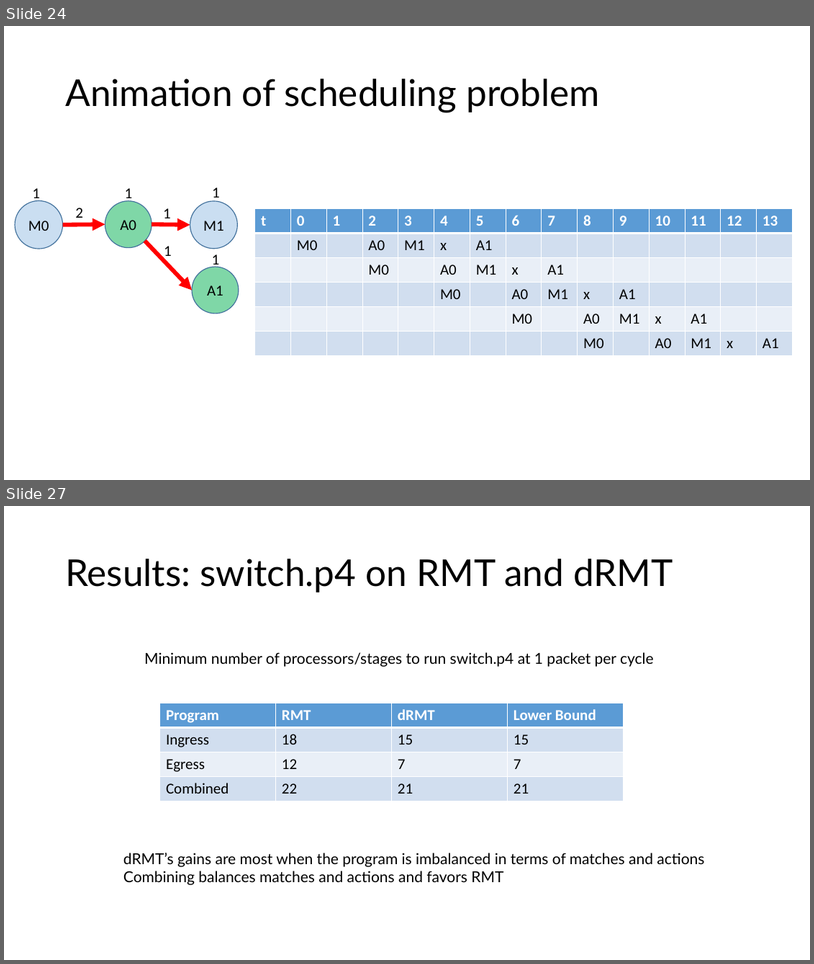
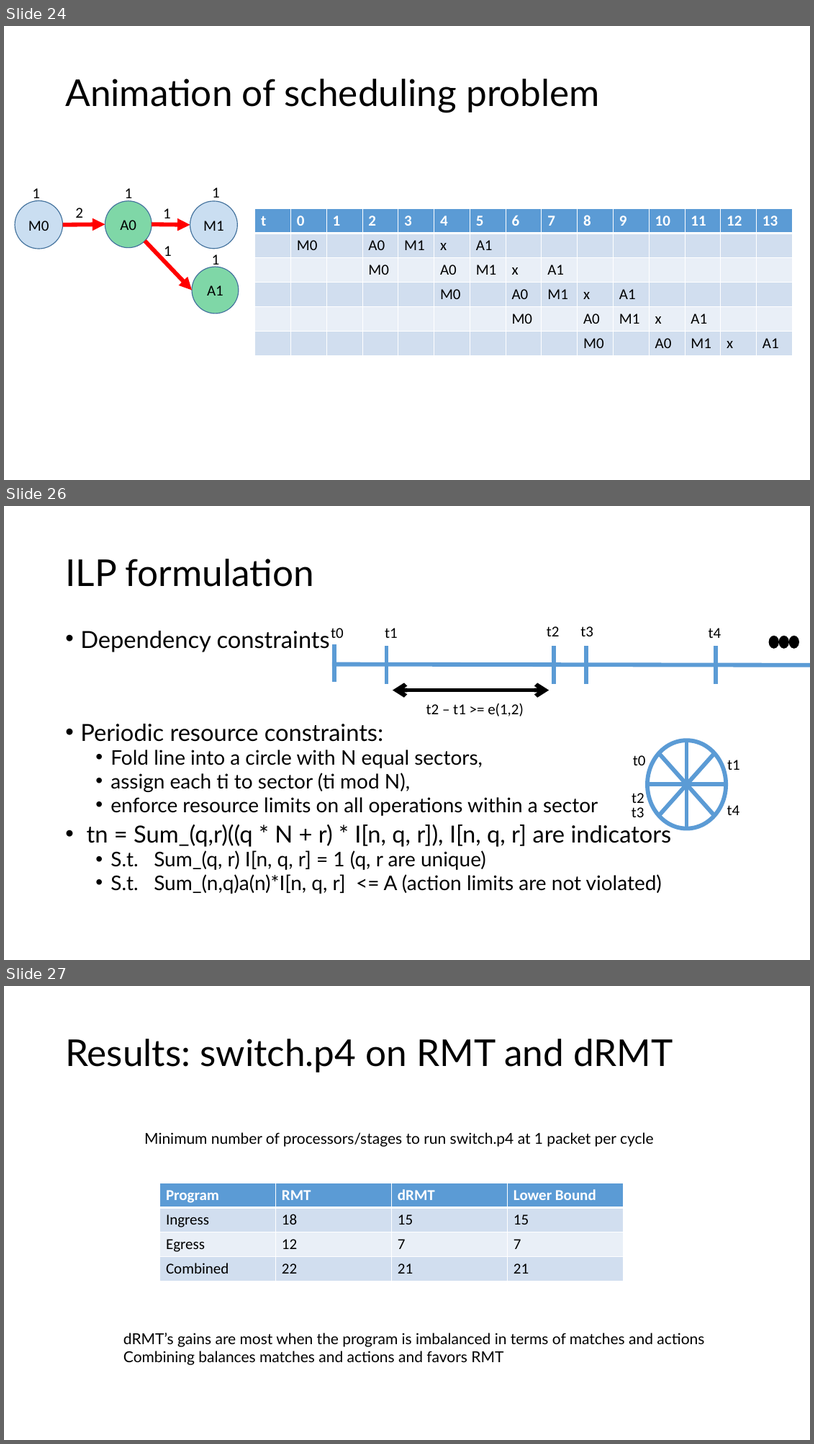
Before and after one commit to anirudhSK/drmt_talk, a slide deck: drmt.pptx. Shown one above the other, each under a label of ours: slides 24 and 27 before the commit, slides 24, 26 and 27 after it; the slides between them are not shown. The pictures are 814x964 and 814x1444 pixels, drawn with LibreOffice and Linux fonts; fonts in the diff are those of the drawing. Boxes give left, top, right and bottom in pixels: in the first picture for what was removed or moved away, otherwise in the second. Text is boxed around its words. In the diff, an @@ line names an element or a change of style, - is before the commit and + after.

```diff
--- a/drmt.pptx
+++ b/drmt.pptx
@@ slide 26 added at (4,506,810,960), background #FFFFFF @@
@@ title added at (65,559,314,587), 44 pt, text #000000 @@
+ILP formulation
@@ text added at (80,631,672,893), 24 pt, text #000000 @@
+• Dependency constraints
+• Periodic resource constraints:
+  • Fold line into a circle with N equal sectors,
+  • assign each ti to sector (ti mod N),
+  • enforce resource limits on all operations within a sector
+• tn = Sum_(q,r)((q * N + r) * I[n, q, r]), I[n, q, r] are indicators
+  • S.t. Sum_(q, r) I[n, q, r] = 1 (q, r are unique)
+  • S.t. Sum_(n,q)a(n)*I[n, q, r] <= A (action limits are not violated)
@@ text added at (331,628,344,638), 18 pt, text #000000 @@
+t0
@@ text added at (385,628,398,638), 18 pt, text #000000 @@
+t1
@@ text added at (547,626,560,636), 18 pt, text #000000 @@
+t2
@@ text added at (581,626,594,636), 18 pt, text #000000 @@
+t3
@@ text added at (709,628,722,638), 18 pt, text #000000 @@
+t4
@@ line added from (335, 644) to (335, 682), #5B9BD5 5 pt @@
@@ line added from (387, 646) to (387, 684), #5B9BD5 5 pt @@
@@ line added from (555, 646) to (555, 684), #5B9BD5 5 pt @@
@@ line added from (586, 646) to (586, 684), #5B9BD5 5 pt @@
@@ line added from (716, 646) to (716, 684), #5B9BD5 5 pt @@
@@ ellipse added at (770,636,779,648), fill #000000, outline #000000 1 pt @@
@@ ellipse added at (779,636,790,648), fill #000000, outline #000000 1 pt @@
@@ ellipse added at (790,636,800,648), fill #000000, outline #000000 1 pt @@
@@ line added from (332, 664) to (810, 665), #5B9BD5 5 pt @@
@@ double arrow added from (393, 690) to (549, 690), #000000 5 pt @@
@@ text added at (427,703,524,716), 18 pt, text #000000 @@
+t2 – t1 >= e(1,2)
@@ ellipse added at (648,740,726,829), outline #5B9BD5 5 pt @@
@@ line added from (687, 740) to (687, 829), #5B9BD5 5 pt @@
@@ text added at (633,755,646,765), 18 pt, text #000000 @@
+t0
@@ line added from (659, 753) to (715, 816), #5B9BD5 5 pt @@
@@ line added from (715, 753) to (659, 816), #5B9BD5 5 pt @@
@@ text added at (728,759,741,770), 18 pt, text #000000 @@
+t1
@@ line added from (726, 784) to (648, 784), #5B9BD5 5 pt @@
@@ text added at (632,793,645,808), 18 pt, text #000000 @@
+t2
@@ text added at (632,807,645,817), 18 pt, text #000000 @@
+t3
@@ text added at (728,805,741,815), 18 pt, text #000000 @@
+t4
```
Also in this commit, not shown: 2 slides changed, 1 slide removed.
